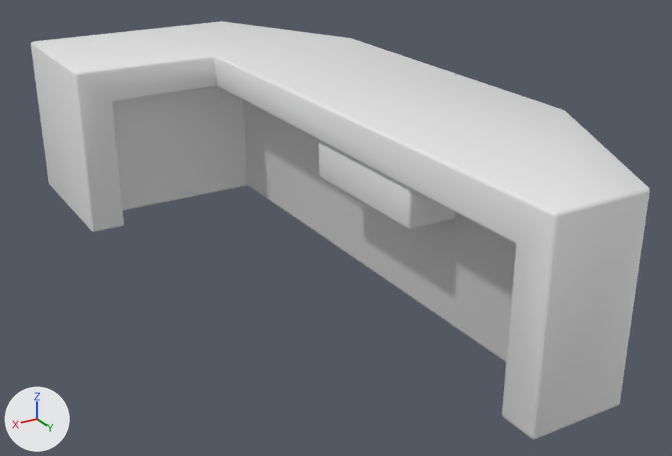
One commit to the FBX model HomeWrecker/Assets/Art/Winkel/Props/Fbx/Kassa rij 2.fbx: the scene before it, then after it.
The view is the same before and after, from a 50 mm lens placed at (2.22, 3.46, 1.97), pointed at (0.11, -0.06, 0.21). The axes (+X, +Y, +Z) are drawn at lower left. The lights are the same throughout. Where no turn or scale is listed for an object, it has been applied to the vertices.

Names of what the first picture shows: 'KassaToonbank.001'.
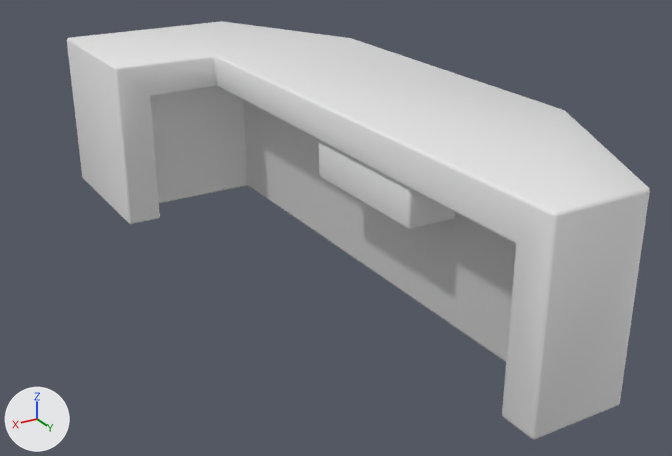
Boxes [x1, y1, x2, y2] around the edits, measured in the pictures (672 x 456 px; the box of a moved part takes in the faces that stretch with it):
'KassaToonbank.001', reshaped: before [31, 21, 650, 439]; after [67, 21, 650, 439]
part 1 of me_cube_005, moved or reshaped: before [31, 21, 247, 232]; after [67, 21, 247, 224]

Diff of the bpy script that builds the scene:
```diff
--- a/HomeWrecker/Assets/Art/Winkel/Props/Fbx/Kassa rij 2.fbx.py
+++ b/HomeWrecker/Assets/Art/Winkel/Props/Fbx/Kassa rij 2.fbx.py
@@ me_cube_005 @@
 me_cube_005.from_pydata(...)  # 238 vertices, 236 faces; spans x -0.61..1.0, y -1.93..1.5, z 0.0..0.86
 # used by ob_kassatoonbank_001; location = (0.0, 0.0, 0.0)
+# me_cube_005 part 1: all 56 vertices in x 0.8..1.0, y -1.93..-1.07, z 0.0..0.86 are moved by (-0.2, 0.0, 0.0)
 me_cube_005.materials.append(mat_kassastand)
```
